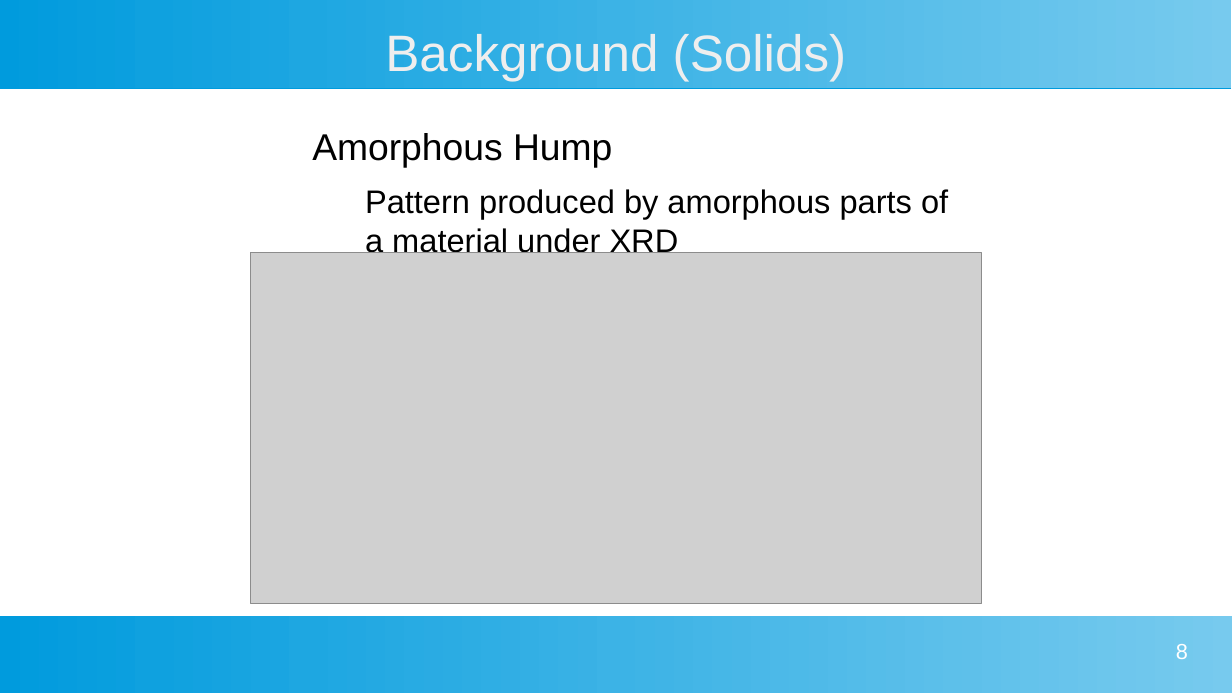
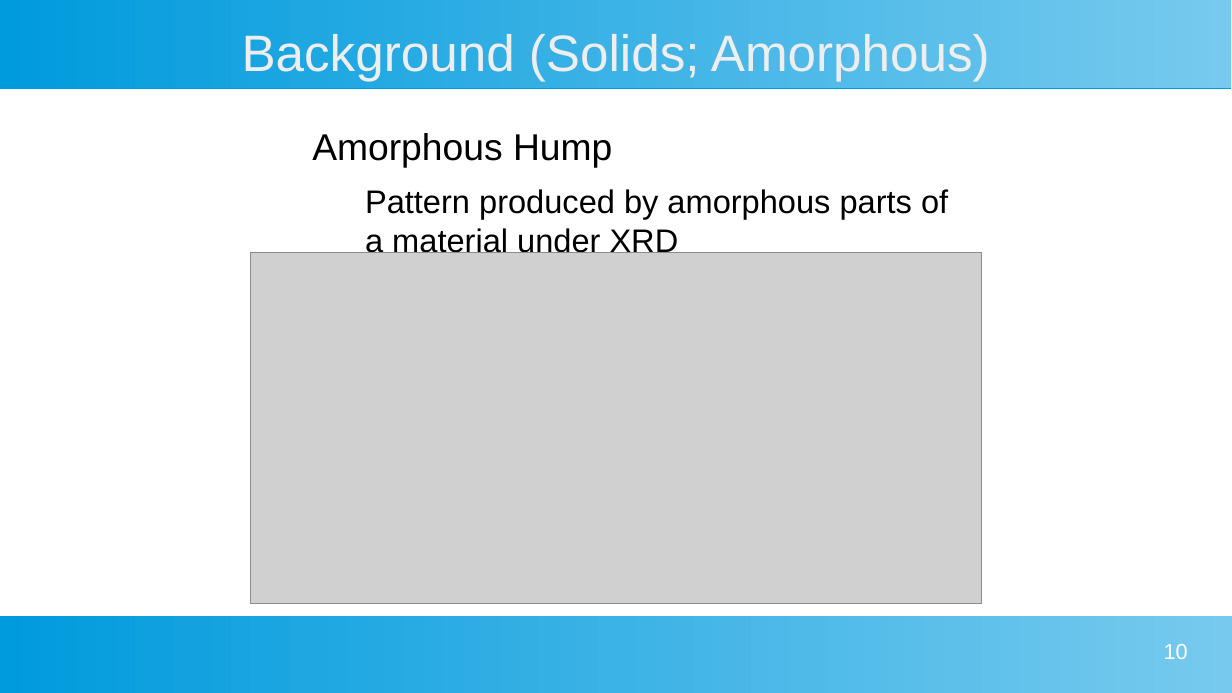
Before and after one commit to MarkS5001/GIXRD-Thesis, a slide deck: slide 10 of Thesis Defense Presentation.odp (slide 8 before the commit). Drawn at 1232x693 pixels with LibreOffice and Linux fonts; fonts in the diff are those of the drawing; grey boxes stand for pictures. Boxes give left, top, right and bottom in pixels: in the first picture for what was removed or moved away, otherwise in the second. Text is boxed around its words. In the diff, an @@ line names an element or a change of style, - is before the commit and + after.

```diff
--- a/Thesis Defense Presentation.odp
+++ b/Thesis Defense Presentation.odp
@@ title at <box>242,34,990,81</box>: text changed @@
-Background (Solids)
+Background (Solids; Amorphous)
@@ page number at <box>1164,644,1188,659</box>: text changed @@
-8
+10
```
Also in this commit, not shown: 5 other slides changed.
